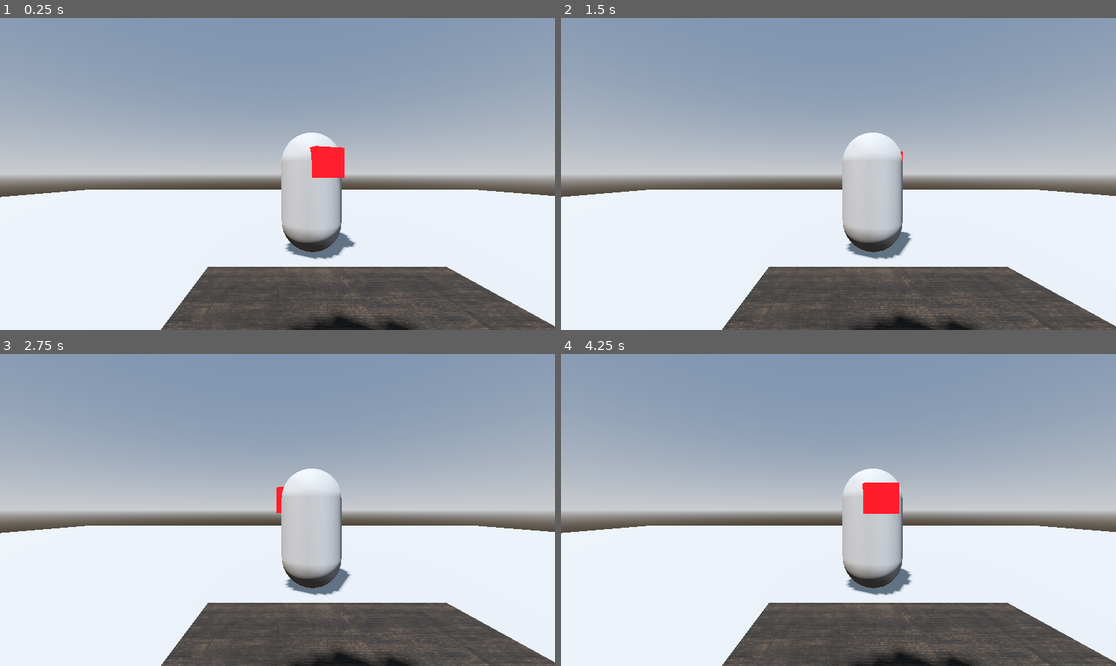
Above: before the commit, frames 1-4 (two rows, left to right).
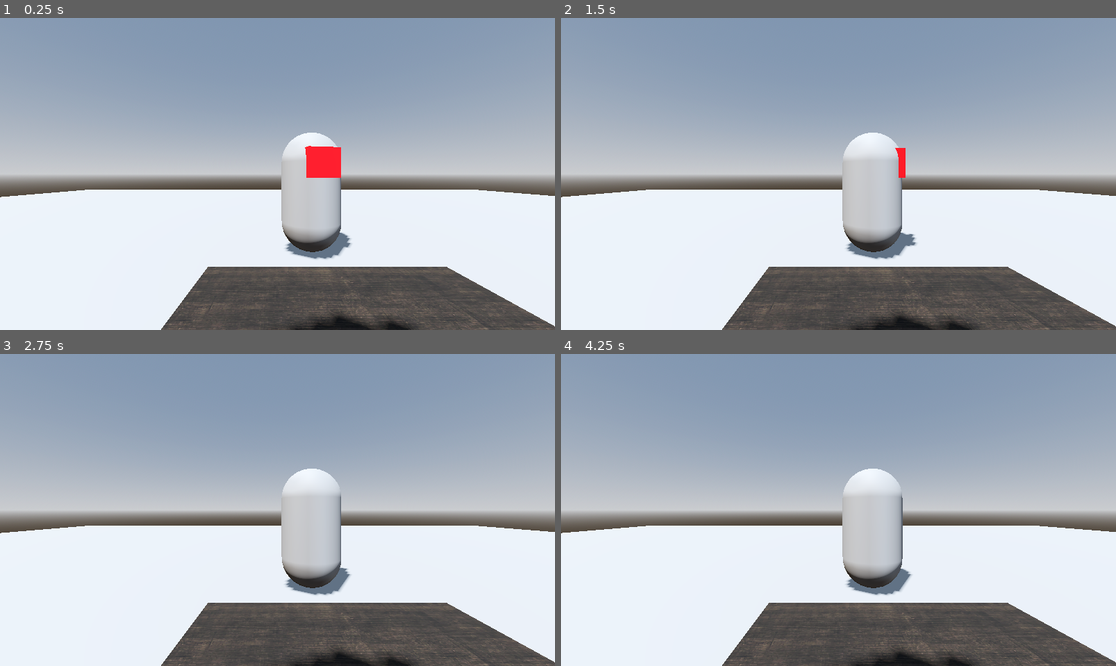
Above: after the commit, the same moments.

Repository: oneshot-death/3d-school-game
Game: Godot game, scene res://Levels/classroom.tscn
Two runs of this game, one before a commit and one after it. Both use one fixed random seed, a clock stepped at 60 frames per second and the inputs below.
Inputs (mouse positions are in pixels of both pictures, inside the frame that each line leads up to):
- Up to frame 1 (0.25 s): no input
- Up to frame 2 (1.5 s): tap Enter (ui_accept) at 0.5, 0.77 s; move the mouse to (866, 174) at 0.52 s; hold W (move_forward) from 0.53 s (still down); move the mouse to (810, 174) at 1.27 s
- Up to frame 3 (2.75 s): keep holding W (move_forward); tap Enter (ui_accept) at 1.52 s; move the mouse to (288, 503) at 2.02 s
- Up to frame 4 (4.25 s): keep holding W (move_forward); move the mouse to (832, 516) at 2.77 s; tap Enter (ui_accept) at 3.02, 3.77 s; move the mouse to (877, 513) at 3.52 s

The runs differ from the first frame. In frame 1, 0.2% of the frame differs, in the area x 51-65%, y 40-75%; in frame 2, 0.2%; in frame 3, 0.1%; in frame 4, 0.7%, in the area x 54-64%, y 41-75%.

Commit message:
Fixed enemy movement, working on game over detection

Diff:
--- a/Enemy/enemy.gd
+++ b/Enemy/enemy.gd
@@ -5,20 +5,33 @@
 @onready var timer:Timer=$Timer
 
 var target_angle:float=180.0
-var rotating:bool=true
+var rotating_left:bool=true
+#var rotating_right:bool=false
 var start_angle:float
+
+var alternate_check_for_game_over:int=0
+
+var game_over_send:bool=false
 
 func _ready() -> void:
 	start_angle=rotation_degrees.y
+	var player=get_tree().get_first_node_in_group("player")
+
+func _physics_process(delta: float) -> void:
+	if rotating_left:
+		rotation_degrees.y+=rotation_speed_degrees*delta
+		if rotation_degrees.y-start_angle>=target_angle:
+			rotating_left=false
+			alternate_check_for_game_over+=1
+			if alternate_check_for_game_over%2==0 && game_over_send==false: #check if enemy is looking at player again
+				game_over_send=true
+			timer.start()
+			start_angle=rotation_degrees.y
 
 func _process(delta: float) -> void:
-	if rotating:
-		rotate_y(delta*rotation_speed_degrees)
-		if rotation_degrees.y-start_angle>=target_angle:
-			rotating=false
-			timer.start()
-
+	pass #maybe run a signal that connects to player anytime game_over_send is true
 
 
 func _on_timer_timeout() -> void:
-	rotating=true
+	rotating_left=true
+	game_over_send=false
--- a/Enemy/enemy.tscn
+++ b/Enemy/enemy.tscn
@@ -11,7 +11,7 @@
 
 [node name="Enemy" type="CharacterBody3D"]
 script = ExtResource("1_2pb1h")
-rotation_speed_degrees = 1.5
+rotation_speed_degrees = 50.0
 
 [node name="MeshInstance3D" type="MeshInstance3D" parent="."]
 mesh = SubResource("CapsuleMesh_hvfyp")
--- a/Player/player.tscn
+++ b/Player/player.tscn
@@ -17,5 +17,7 @@
 
 [node name="CameraPivot" type="Node3D" parent="."]
 transform = Transform3D(1, 0, 0, 0, 1, 0, 0, 0, 1, 0, 0.3, 0)
+visible = false
 
 [node name="Camera3D" type="Camera3D" parent="CameraPivot"]
+visible = false
